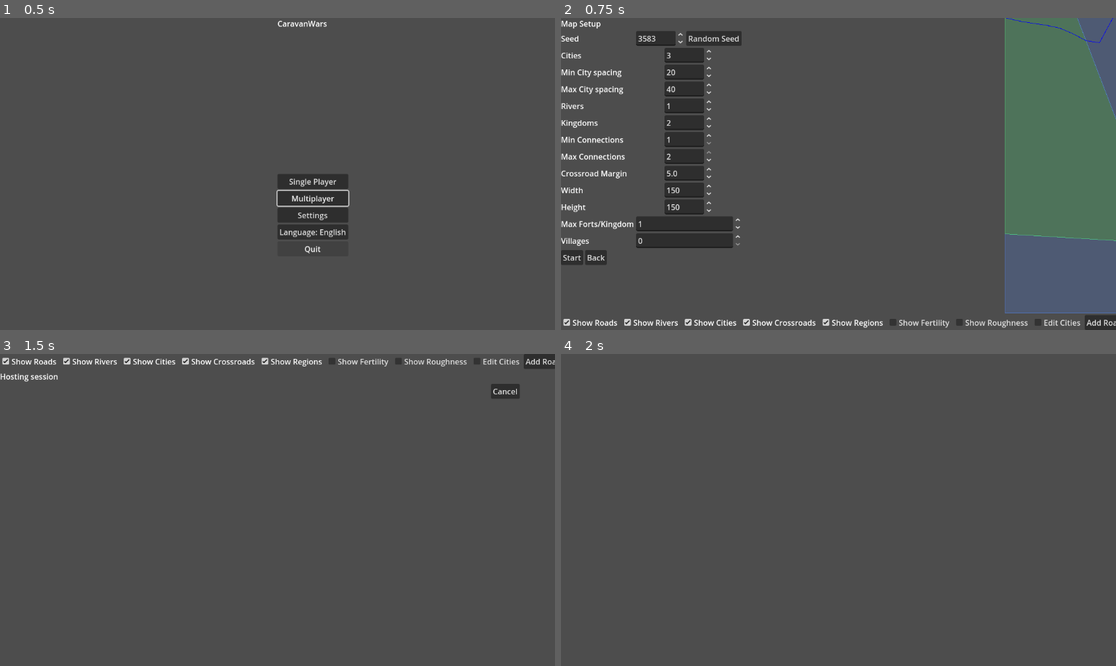
Above: before the commit, frames 1-4 (two rows, left to right).
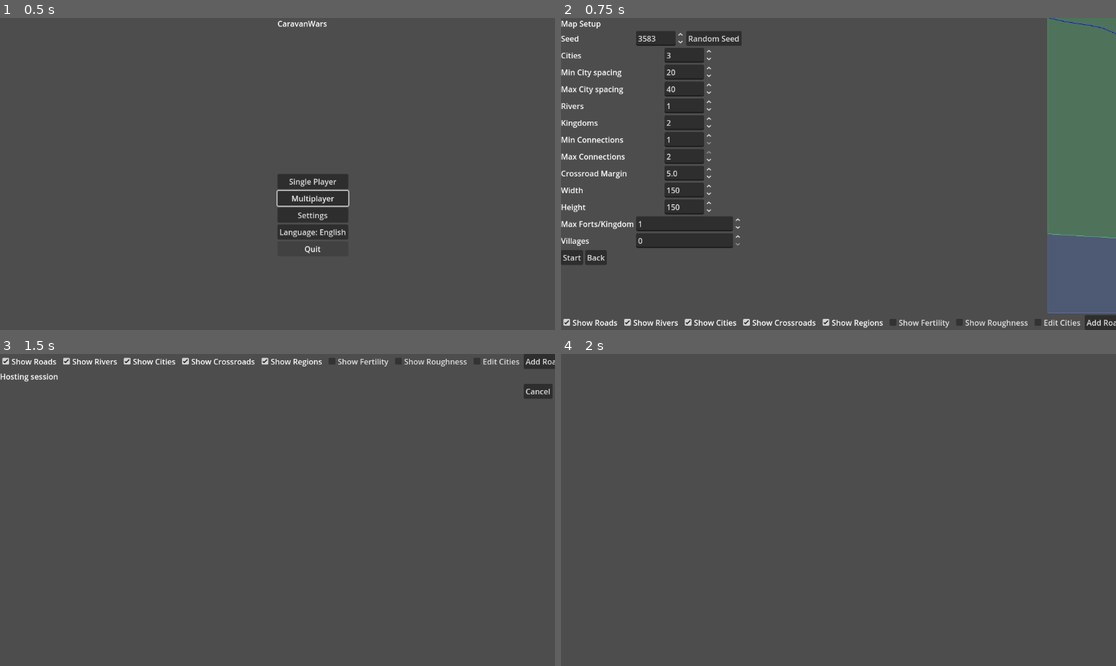
Above: after the commit, the same moments.

Repository: sepa79/CaravanWars
Game: Godot game, scene res://scenes/Main.tscn
The game is run twice, just before and just after one commit, with the same random seed, the same clock (stepped at 60 frames per second) and the same inputs.
Inputs:
- Up to frame 1 (0.5 s): no input
- Up to frame 2 (0.75 s): click "Single Player" at 0.5 s
- Up to frame 3 (1.5 s): click "Start" at 1.25 s
- Up to frame 4 (2 s): no input

Frame 1 is identical in both runs. In frame 2, 8.5% of the frame differs, in the area x 79-100%, y 0-95%; in frame 3, 0.4%; in frame 4, nothing differs.

Commit message:
feat: add village visibility toggle

Diff:
--- a/game/i18n/en.cfg
+++ b/game/i18n/en.cfg
@@ -52,6 +52,7 @@
 setup.show_roads="Show Roads"
 setup.show_rivers="Show Rivers"
 setup.show_cities="Show Cities"
+setup.show_villages="Show Villages"
 setup.show_crossroads="Show Crossroads"
 setup.show_bridges="Show Bridges"
 setup.show_fords="Show Fords"
@@ -72,6 +73,7 @@
 setup.legend_roads="Roads"
 setup.legend_rivers="Rivers"
 setup.legend_cities="Cities"
+setup.legend_villages="Villages"
 setup.legend_forts="Forts"
 setup.legend_crossroads="Crossroads"
 setup.legend_bridges="Bridges"
--- a/game/i18n/pl.cfg
+++ b/game/i18n/pl.cfg
@@ -52,6 +52,7 @@
 setup.show_roads="Pokaż drogi"
 setup.show_rivers="Pokaż rzeki"
 setup.show_cities="Pokaż miasta"
+setup.show_villages="Pokaż wsie"
 setup.show_crossroads="Pokaż skrzyżowania"
 setup.show_bridges="Pokaż mosty"
 setup.show_fords="Pokaż brody"
@@ -72,6 +73,7 @@
 setup.legend_roads="Drogi"
 setup.legend_rivers="Rzeki"
 setup.legend_cities="Miasta"
+setup.legend_villages="Wsie"
 setup.legend_forts="Fortece"
 setup.legend_crossroads="Skrzyżowania"
 setup.legend_bridges="Mosty"
--- a/game/ui/LegendIconButton.gd
+++ b/game/ui/LegendIconButton.gd
@@ -15,6 +15,7 @@
         "road": Color.WHITE,
         "river": Color.BLUE,
         "city": Color.RED,
+        "village": Color(0.8, 0.6, 0.4),
         "fort": Color.ORANGE,
         "crossroad": Color.YELLOW,
         "bridge": Color(0.6, 0.4, 0.2),
@@ -31,6 +32,8 @@
             draw_line(Vector2(2, c.y), Vector2(size.x - 2, c.y), col, 2.0)
         "city":
             draw_circle(c, s, col)
+        "village":
+            draw_circle(c, s * 0.6, col)
         "fort":
             var rect := PackedVector2Array([
                 c + Vector2(-s, -s),
--- a/game/ui/MapSetupScreen.gd
+++ b/game/ui/MapSetupScreen.gd
@@ -68,6 +68,7 @@
 var legend_labels: Dictionary = {}
 var show_bridges_check: CheckBox
 var show_fords_check: CheckBox
+var show_villages_check: CheckBox
 
 func _ready() -> void:
     I18N.language_changed.connect(_update_texts)
@@ -129,6 +130,10 @@
     show_regions_check.toggled.connect(_on_show_regions_toggled)
     show_fertility_check.toggled.connect(_on_show_fertility_toggled)
     show_roughness_check.toggled.connect(_on_show_roughness_toggled)
+    show_villages_check = CheckBox.new()
+    layers.add_child(show_villages_check)
+    show_villages_check.button_pressed = true
+    show_villages_check.toggled.connect(_on_show_villages_toggled)
     show_bridges_check = CheckBox.new()
     layers.add_child(show_bridges_check)
     show_bridges_check.toggled.connect(_on_show_bridges_toggled)
@@ -170,6 +175,7 @@
     map_view.set_show_roads(true)
     map_view.set_show_rivers(true)
     map_view.set_show_cities(true)
+    map_view.set_show_villages(true)
     map_view.set_show_crossroads(true)
     map_view.set_show_bridges(true)
     map_view.set_show_fords(true)
@@ -184,6 +190,7 @@
         {"key": "setup.legend_roads", "type": "road", "func": Callable(map_view, "set_show_roads")},
         {"key": "setup.legend_rivers", "type": "river", "func": Callable(map_view, "set_show_rivers")},
         {"key": "setup.legend_cities", "type": "city", "func": Callable(map_view, "set_show_cities")},
+        {"key": "setup.legend_villages", "type": "village", "func": Callable(map_view, "set_show_villages")},
         {"key": "setup.legend_forts", "type": "fort", "func": Callable(map_view, "set_show_forts")},
         {"key": "setup.legend_crossroads", "type": "crossroad", "func": Callable(map_view, "set_show_crossroads")},
         {"key": "setup.legend_bridges", "type": "bridge", "func": Callable(map_view, "set_show_bridges")},
@@ -227,6 +234,7 @@
     show_regions_check.text = I18N.t("setup.show_regions")
     show_fertility_check.text = I18N.t("setup.show_fertility")
     show_roughness_check.text = I18N.t("setup.show_roughness")
+    show_villages_check.text = I18N.t("setup.show_villages")
     show_bridges_check.text = I18N.t("setup.show_bridges")
     show_fords_check.text = I18N.t("setup.show_fords")
     edit_cities_check.text = I18N.t("setup.edit_cities")
@@ -354,6 +362,9 @@
 func _on_show_roughness_toggled(pressed: bool) -> void:
     map_view.set_show_roughness(pressed)
 
+func _on_show_villages_toggled(pressed: bool) -> void:
+    map_view.set_show_villages(pressed)
+
 func _on_show_bridges_toggled(pressed: bool) -> void:
     map_view.set_show_bridges(pressed)
 
--- a/game/ui/MapView.gd
+++ b/game/ui/MapView.gd
@@ -12,6 +12,7 @@
 var show_roads: bool = true
 var show_rivers: bool = true
 var show_cities: bool = true
+var show_villages: bool = true
 var show_forts: bool = true
 var show_crossroads: bool = true
 var show_bridges: bool = true
@@ -310,6 +311,7 @@
                 draw_circle(pos, 3.0, Color.RED)
             else:
                 draw_circle(pos, 4.0, Color.RED)
+    if show_villages:
         for village in map_data.get("villages", []):
             var vpos: Vector2 = village * draw_scale + offset
             draw_circle(vpos, 3.0, Color(0.8, 0.6, 0.4))
@@ -418,6 +420,10 @@
     show_cities = value
     queue_redraw()
 
+func set_show_villages(value: bool) -> void:
+    show_villages = value
+    queue_redraw()
+
     queue_redraw()
 
 func set_show_forts(value: bool) -> void:
Not shown, changed: CHANGELOG.md
Not shown, changed: docs/i18n/Strings_Catalog_P3_MapSetup.md
